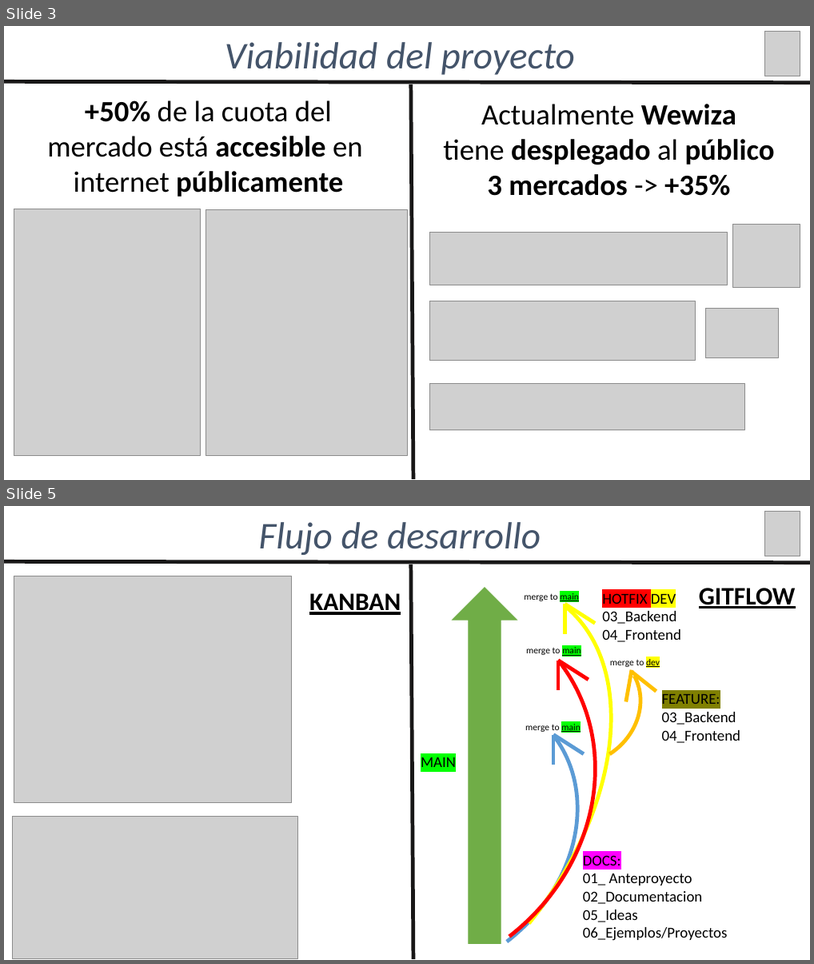
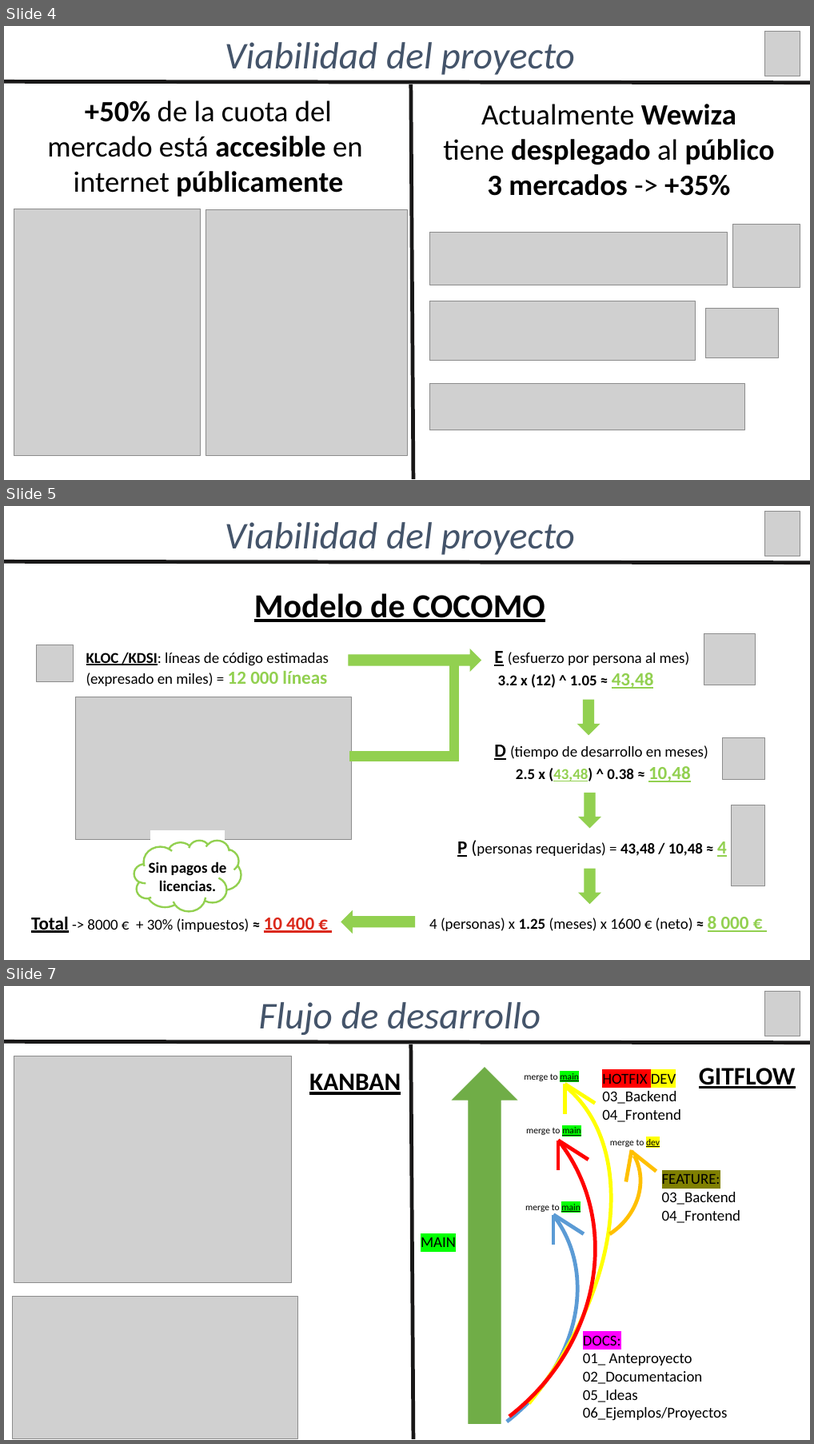
Before and after one commit to agchivite/Wewiza, a slide deck: 02_Documentacion/Presentacion_Wewiza.pptx. Shown one above the other, each under a label of ours: slides 3 and 5 before the commit, slides 4, 5 and 7 after it; the slides between them are not shown. The pictures are 814x964 and 814x1444 pixels, drawn with LibreOffice and Linux fonts; fonts in the diff are those of the drawing; grey boxes stand for pictures. Boxes give left, top, right and bottom in pixels: in the first picture for what was removed or moved away, otherwise in the second. Text is boxed around its words. In the diff, an @@ line names an element or a change of style, - is before the commit and + after.

```diff
--- a/02_Documentacion/Presentacion_Wewiza.pptx
+++ b/02_Documentacion/Presentacion_Wewiza.pptx
@@ slide 5 added at [4,506,810,960], background #FFFFFF @@
@@ text added at [225,522,575,555], 45 pt, text #44546A, italic @@
+Viabilidad del proyecto
@@ picture added at [765,512,800,556] @@
@@ line added from (4, 562) to (810, 563), #181717 4.5 pt @@
@@ text added at [254,593,546,622], 40 pt, text #000000, bold, underline @@
+Modelo de COCOMO
@@ picture added at [37,644,73,681] @@
@@ right arrow added at [349,649,482,671], fill #92D050, outline #92D050 1 pt @@
@@ picture added at [705,634,755,684] @@
@@ text added at [86,652,329,686], 18 pt, text #000000 @@
+KLOC /KDSI: líneas de código estimadas (expresado en miles) = 12 000 líneas
@@ rectangle added at [450,656,459,761], fill #92D050, outline #92D050 1 pt @@
@@ text added at [494,651,690,688], 18 pt, text #000000 @@
+E (esfuerzo por persona al mes)
+3.2 x (12) ^ 1.05 ≈ 43,48
@@ picture added at [75,696,352,839] @@
@@ right arrow added at [578,700,599,735], fill #92D050, outline #92D050 1 pt @@
@@ text added at [494,744,708,782], 18 pt, text #000000 @@
+D (tiempo de desarrollo en meses)
+2.5 x (43,48) ^ 0.38 ≈ 10,48
@@ picture added at [723,738,766,780] @@
@@ rectangle added at [350,751,459,760], fill #92D050, outline #92D050 1 pt @@
@@ right arrow added at [579,792,601,828], fill #92D050, outline #92D050 1 pt @@
@@ picture added at [732,805,765,886] @@
@@ cloud added at [134,840,241,911], outline #92D050 2.25 pt @@
@@ rectangle added at [151,831,224,855], fill #FFFFFF, outline #FFFFFF 1 pt @@
@@ text added at [458,841,727,856], 18 pt, text #000000 @@
+P (personas requeridas) = 43,48 / 10,48 ≈ 4
@@ text added at [149,861,227,891], 18 pt, text #000000, bold @@
+Sin pagos de licencias.
@@ right arrow added at [579,869,601,904], fill #92D050, outline #92D050 1 pt @@
@@ right arrow added at [342,911,414,932], fill #92D050, outline #92D050 1 pt @@
@@ text added at [31,916,314,932], 18 pt, text #000000 @@
+Total -> 8000 € + 30% (impuestos) ≈ 10 400 €
@@ text added at [430,916,750,932], 18 pt, text #000000 @@
+4 (personas) x 1.25 (meses) x 1600 € (neto) ≈ 8 000 €
@@ what was slide 3 is now slide 4 @@
@@ what was slide 5 is now slide 7 @@
```
Also in this commit, not shown: 5 slides changed, 1 other slide added.
